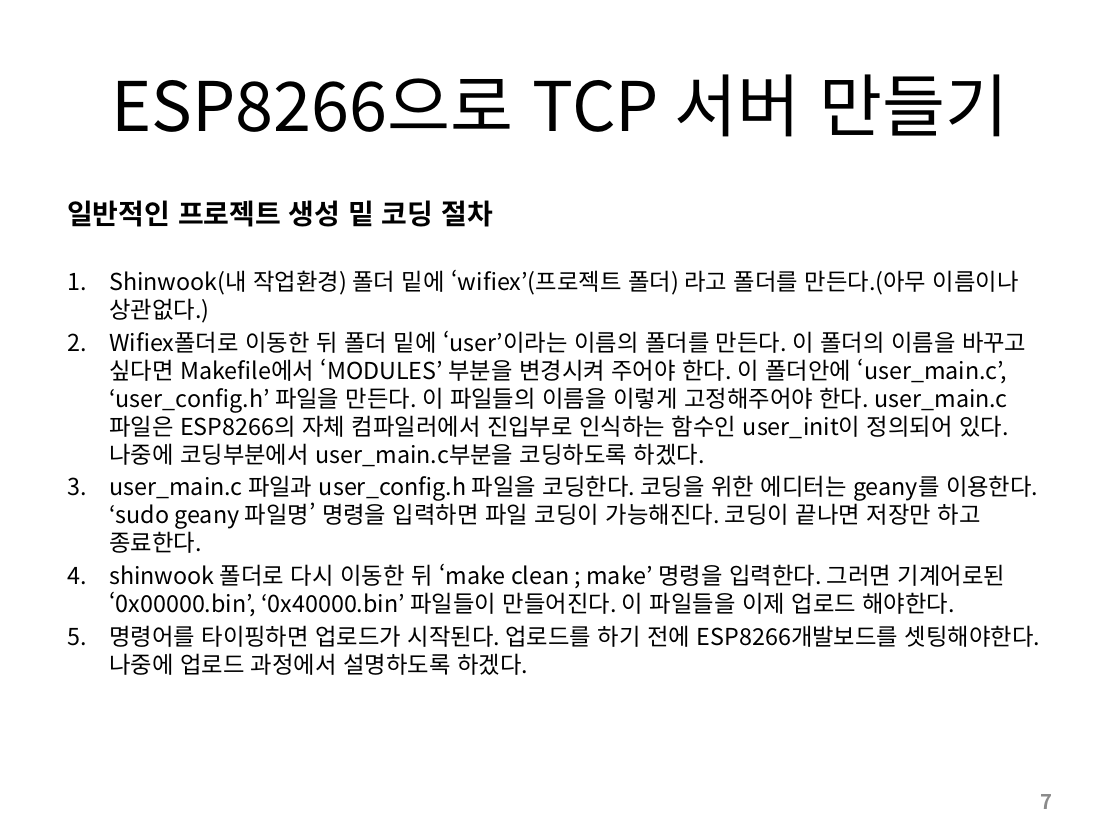
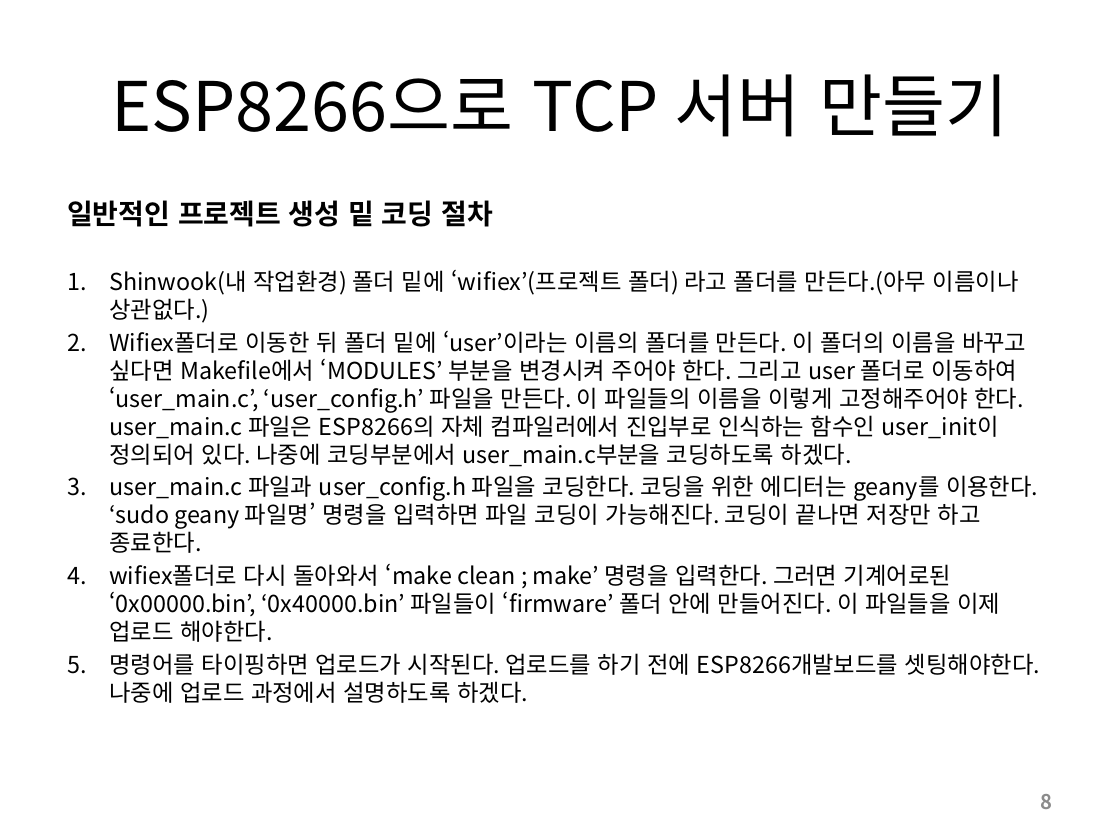
Before and after one commit to SleeperKKY/ESP8266, a slide deck: slide 8 of ESP8266 Direct Coding.pptx (slide 7 before the commit). Drawn at 1120x840 pixels with LibreOffice and Linux fonts; fonts in the diff are those of the drawing. Boxes give left, top, right and bottom in pixels: in the first picture for what was removed or moved away, otherwise in the second. Text is boxed around its words. In the diff, an @@ line names an element or a change of style, - is before the commit and + after.

```diff
--- a/ESP8266 Direct Coding.pptx
+++ b/ESP8266 Direct Coding.pptx
@@ text at (109,331,1026,467): text changed @@
-2. Wifiex폴더로 이동한 뒤 폴더 밑에 ‘user’이라는 이름의 폴더를 만든다. 이 폴더의 이름을 바꾸고 싶다면 Makefile에서 ‘MODULES’ 부분을 변경시켜 주어야 한다. 이 폴더안에 ‘user_main.c’, ‘user_config.h’ 파일을 만든다. 이 파일들의 이름을 이렇게 고정해주어야 한다. user_main.c 파일은 ESP8266의 자체 컴파일러에서 진입부로 인식하는 함수인 user_init이 정의되어 있다. 나중에 코딩부분에서 user_main.c부분을 코딩하도록 하겠다.
+2. Wifiex폴더로 이동한 뒤 폴더 밑에 ‘user’이라는 이름의 폴더를 만든다. 이 폴더의 이름을 바꾸고 싶다면 Makefile에서 ‘MODULES’ 부분을 변경시켜 주어야 한다. 그리고 user 폴더로 이동하여 ‘user_main.c’, ‘user_config.h’ 파일을 만든다. 이 파일들의 이름을 이렇게 고정해주어야 한다. user_main.c 파일은 ESP8266의 자체 컴파일러에서 진입부로 인식하는 함수인 user_init이 정의되어 있다. 나중에 코딩부분에서 user_main.c부분을 코딩하도록 하겠다.
@@ text at (109,564,1000,642): text changed @@
-4. shinwook 폴더로 다시 이동한 뒤 ‘make clean ; make’ 명령을 입력한다. 그러면 기계어로된 ‘0x00000.bin’, ‘0x40000.bin’ 파일들이 만들어진다. 이 파일들을 이제 업로드 해야한다.
+4. wifiex폴더로 다시 돌아와서 ‘make clean ; make’ 명령을 입력한다. 그러면 기계어로된 ‘0x00000.bin’, ‘0x40000.bin’ 파일들이 ‘firmware’ 폴더 안에 만들어진다. 이 파일들을 이제 업로드 해야한다.
@@ page number at (1041,794,1053,809): text changed @@
-7
+8
```
Also in this commit, not shown: 8 other slides changed, 5 slides added.
